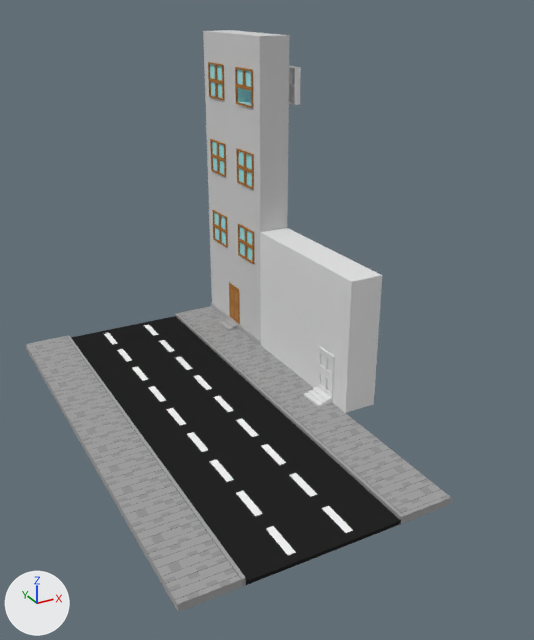
The Blender file FragileMessage/Assets/3DAssets/Bloque1/Edificios1.blend, before and after one commit.
Camera for both pictures: a 50 mm lens placed at (-15.6, -35.1, 22.2), pointed at (2.0, -3.0, 6.1). Every picture has the same lights, and +X, +Y and +Z are marked at lower left.

The first picture shows 'Bloque1_Acera', 'Bloque1_Calle', 'Bloque1_Edificio', 'Casa1', 'Puerta'.
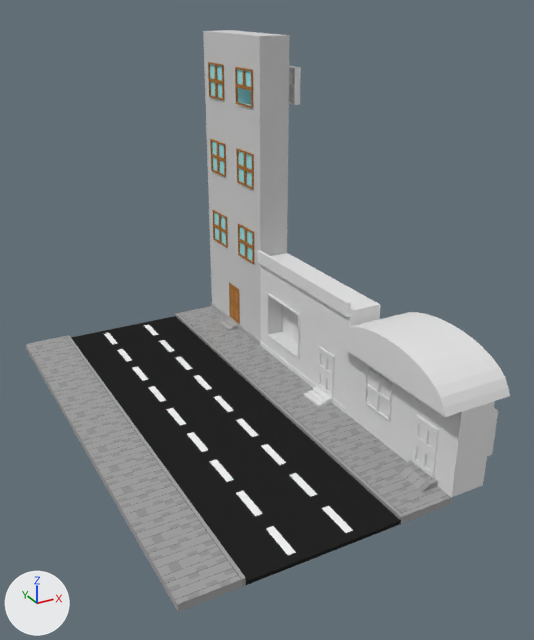
What differs and where, as boxes [x1, y1, x2, y2] in the pictures (534 x 640 px):
'Cube', added: after [334, 312, 510, 497]
'Casa1', reshaped (12% shorter): before [260, 228, 382, 413]; after [257, 250, 380, 413]
'Puerta', moved: before [317, 346, 335, 398]; after [487, 408, 498, 456]
part 1 of me_cube_003, built on: before [260, 228, 382, 380]; after [257, 250, 380, 413]

The change in detail:
me_cube_003 is used by ob_casa1; location (7.0, 0.0, 1.3); scale (1.0, 5.1, 1.0).
me_cube_003 had 72 vertices, 70 faces and spanned x -2.0..1.0, y -1.0..1.0, z -1.0..7.0.
me_cube_003 now has 285 vertices, 267 faces and spans x -2.0..1.0, y -1.0..1.0, z -1.0..5.8.
me_cube_003 part 1: 12 vertices removed from x -1.0..1.0, y -1.0..1.0, z -0.9..7.0; 225 vertices added at x -1.2..1.0, y -1.0..1.0, z -1.0..5.8.
Mesh me_cube_005 is new.
It has 205 vertices, 165 faces and spans x -1.96..1.96, y -0.98..1.0, z 0.3..7.0.
Object 'Puerta' (ob_puerta) moves from (6.91, -3.0, 1.92) to (9.91, -11.9, 1.92).
Object 'Cube' (ob_cube) is new; it shows me_cube_005.
Its location is (7.0, -9.6, 0.0).
Its scale is (1.0, 4.5, 1.0).
